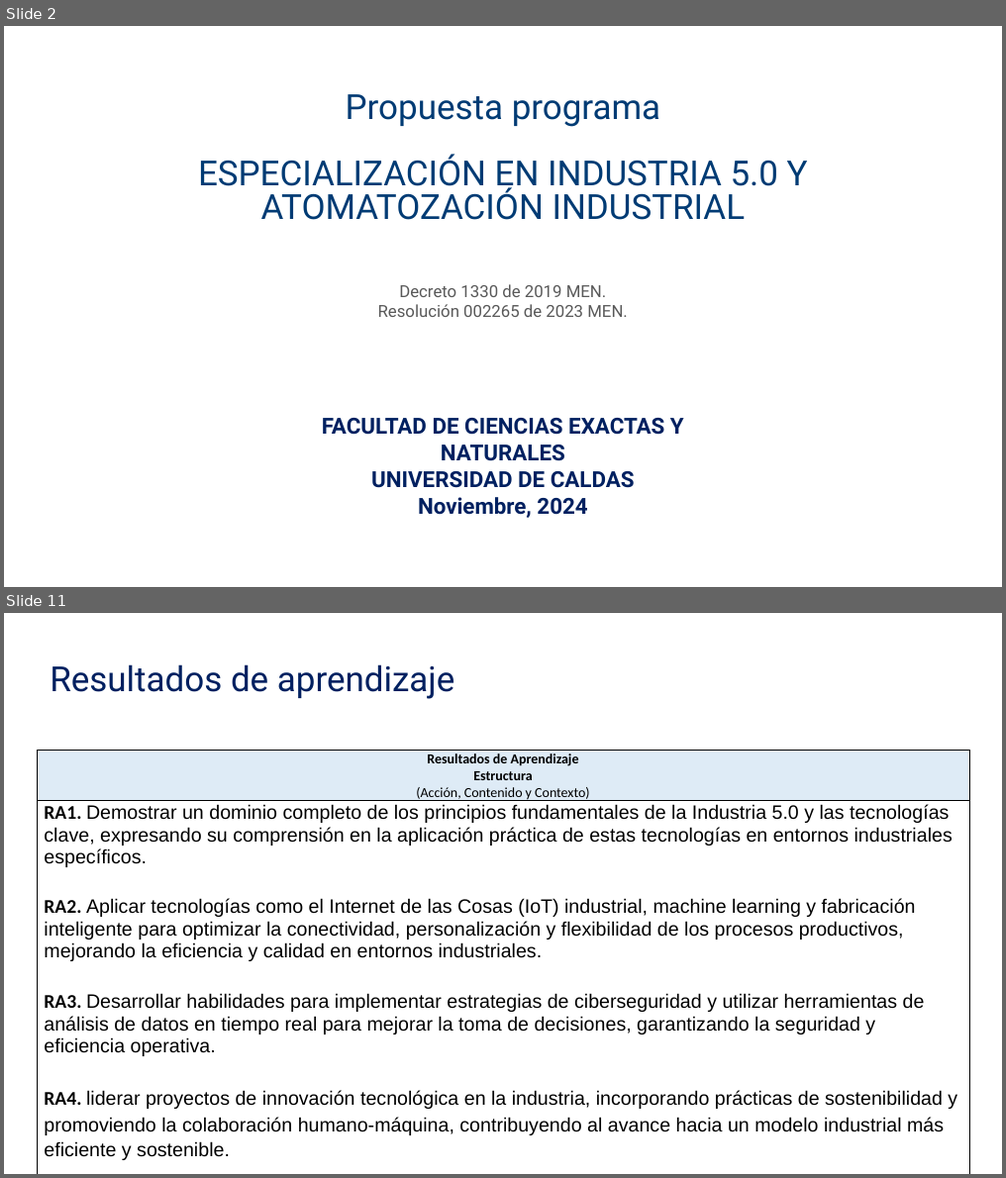
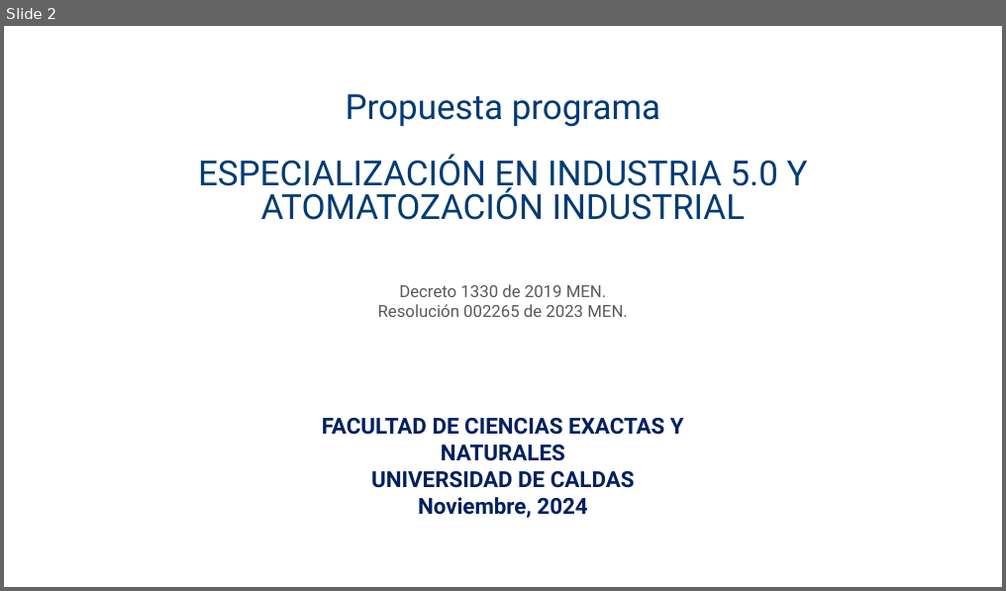
Before and after one commit to DanielVickG87/ESPECIALIZACION_EN_INDUSTRIA_5.0_Y_AUTOMATIZACION_INDUSTRIAL, a slide deck: Presentación decanatura PROGRAMA ESPECIALIZACIÓN EN INDUSTRIA 5.0.pptx. Shown one above the other, each under a label of ours: slides 2 and 11 before the commit, slide 2 after it; the slides between them are not shown. The pictures are 1006x1178 and 1006x591 pixels, drawn with LibreOffice and Linux fonts; fonts in the diff are those of the drawing; background and template pictures are left out. Boxes give left, top, right and bottom in pixels: in the first picture for what was removed or moved away, otherwise in the second. Text is boxed around its words. In the diff, an @@ line names an element or a change of style, - is before the commit and + after.

```diff
--- a/Presentación decanatura PROGRAMA ESPECIALIZACIÓN EN INDUSTRIA 5.0.pptx
+++ b/Presentación decanatura PROGRAMA ESPECIALIZACIÓN EN INDUSTRIA 5.0.pptx
@@ slide 11 removed at (x1=4, y1=613, x2=1002, y2=1174), background picture (left out) @@
@@ text removed at (x1=50, y1=664, x2=454, y2=699) @@
-Resultados de aprendizaje
@@ table removed at (x1=37, y1=751, x2=970, y2=1174), 2 rows, 1 columns @@
-Resultados de Aprendizaje / Estructura / (Acción, Contenido y Contexto)
-RA1. Demostrar un dominio completo de los principios fundamentales de la Industria 5.0 y las tecnologías clave, expresando su comprensión en la aplicación práctica de estas tecnologías en entornos industriales específicos. / RA2. Aplicar tecnologías como el Internet de las Cosas (IoT) industrial, machine learning y fabricación inteligente para optimizar la conectividad, personalización y flexibilidad de los procesos productivos, mejorando la eficiencia y calidad en entornos industriales. / RA3. Desarrollar habilidades para implementar estrategias de ciberseguridad y utilizar herramientas de análisis de datos en tiempo real para mejorar la toma de decisiones, garantizando la seguridad y eficiencia operativa. / RA4. liderar proyectos de innovación tecnológica en la industria, incorporando prácticas de sostenibilidad y promoviendo la colaboración humano-máquina, contribuyendo al avance hacia un modelo industrial más eficiente y sostenible.
```
Also in this commit, not shown: 7 slides changed, 15 slides added, 1 other slide removed, 10 other files.
